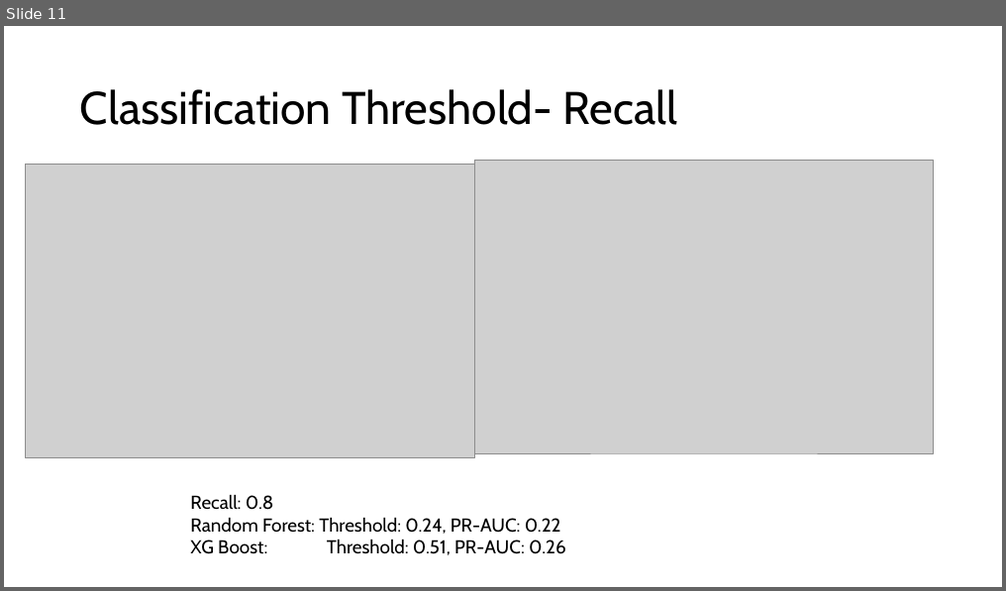
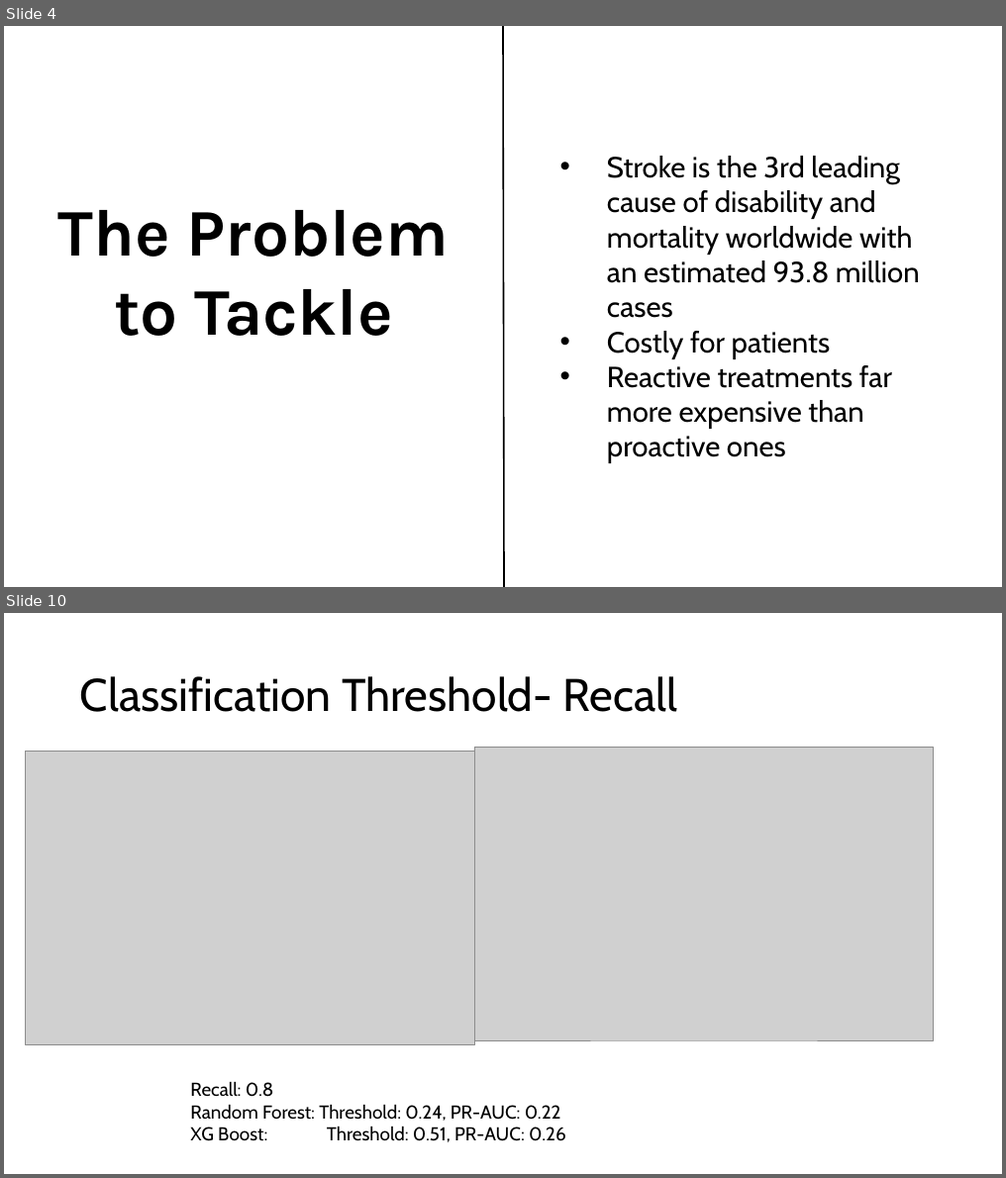
Before and after one commit to adnt01/stroke_factors_analysis, a slide deck: report_and_presentation/Cohort8_DS3_Presentation.pptx. Shown one above the other, each under a label of ours: slide 11 before the commit, slides 4 and 10 after it; the slides between them are not shown. The pictures are 1006x591 and 1006x1178 pixels, drawn with LibreOffice and Linux fonts; fonts in the diff are those of the drawing; grey boxes stand for pictures; background and template pictures are left out. Boxes give left, top, right and bottom in pixels: in the first picture for what was removed or moved away, otherwise in the second. Text is boxed around its words. In the diff, an @@ line names an element or a change of style, - is before the commit and + after.

```diff
--- a/report_and_presentation/Cohort8_DS3_Presentation.pptx
+++ b/report_and_presentation/Cohort8_DS3_Presentation.pptx
@@ slide 4 added at <box>4,26,1002,587</box>, background picture (left out) @@
@@ line added from (504, 587) to (503, 26), #000000 1.5 pt @@
@@ text added at <box>607,156,920,464</box>, 28 pt, text #000000 @@
+• Stroke is the 3rd leading cause of disability and mortality worldwide with an estimated 93.8 million cases
+• Costly for patients
+• Reactive treatments far more expensive than proactive ones
@@ text added at <box>58,210,449,336</box>, 64 pt, text #000000, bold @@
+The Problem to Tackle
@@ what was slide 11 is now slide 10 @@
```
Also in this commit, not shown: 5 slides changed, 6 other slides added, 6 slides removed.
